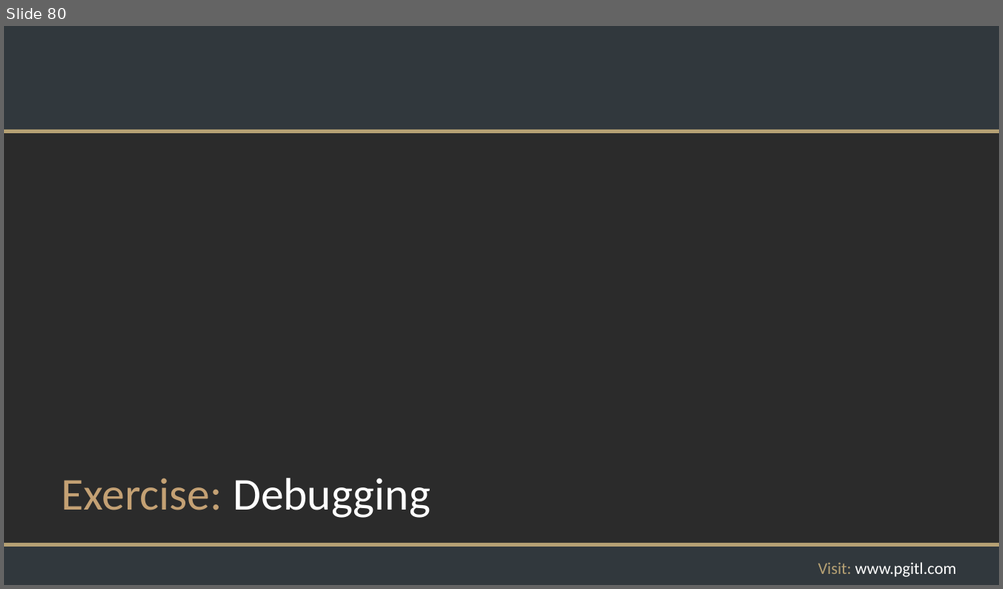
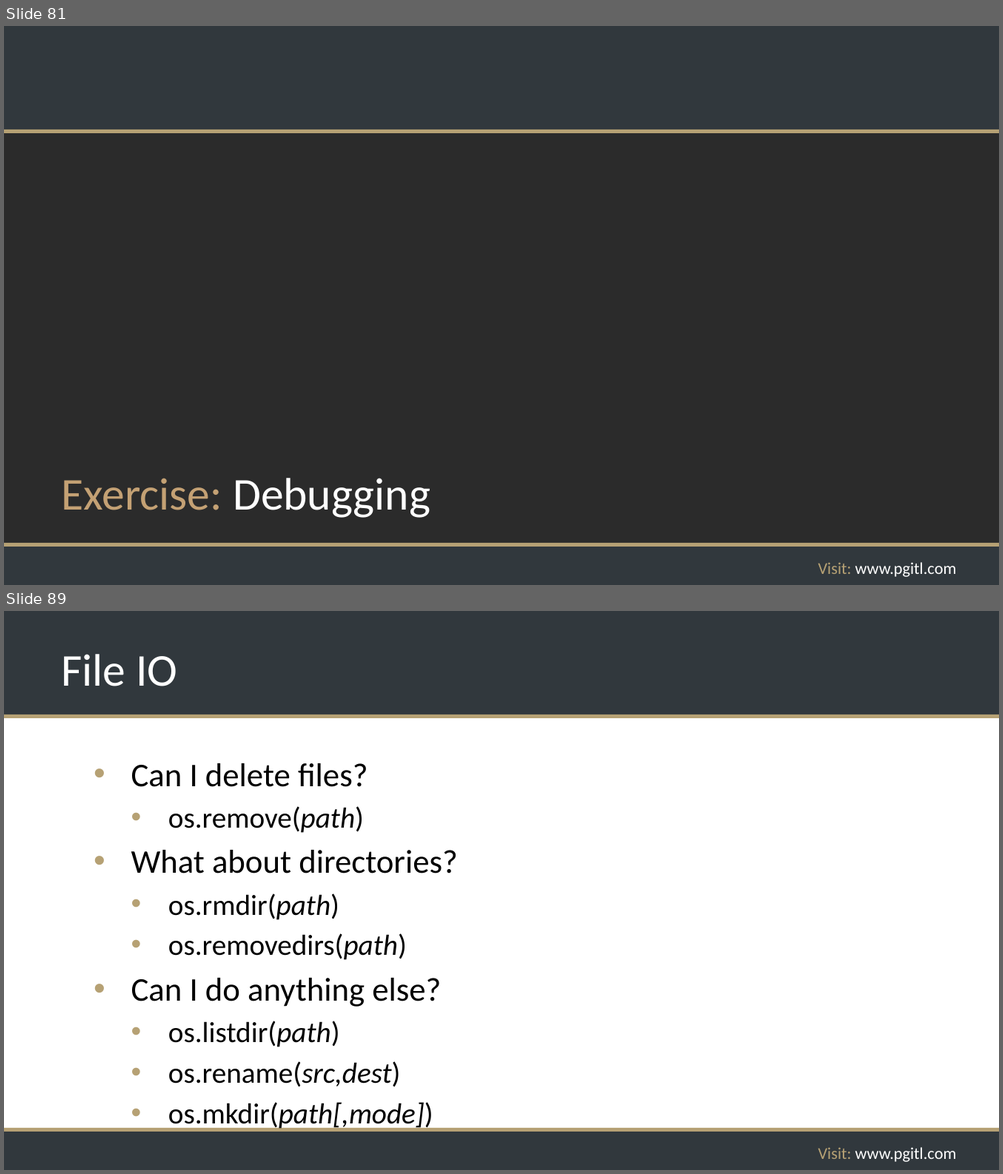
Before and after one commit to rikkouri/project-a, a slide deck: Programming Foundations.pptx. Shown one above the other, each under a label of ours: slide 80 before the commit, slides 81 and 89 after it; the slides between them are not shown. The pictures are 1003x589 and 1003x1174 pixels, drawn with LibreOffice and Linux fonts; fonts in the diff are those of the drawing; background and template pictures are left out; a plain dark background stands for a picture behind light text. Boxes give left, top, right and bottom in pixels: in the first picture for what was removed or moved away, otherwise in the second. Text is boxed around its words. In the diff, an @@ line names an element or a change of style, - is before the commit and + after.

```diff
--- a/Programming Foundations.pptx
+++ b/Programming Foundations.pptx
@@ slide 89 added at <box>4,611,999,1170</box>, background #FFFFFF; not listed: 5 template elements that a slide beside it also shows @@
@@ title added at <box>61,654,177,686</box>, 44 pt, text #FFFFFF @@
+File IO
@@ text added at <box>131,763,458,1131</box>, 28 pt, text #000000 @@
+• Can I delete files?
+  • os.remove(path)
+• What about directories?
+  • os.rmdir(path)
+  • os.removedirs(path)
+• Can I do anything else?
+  • os.listdir(path)
+  • os.rename(src,dest)
+  • os.mkdir(path[,mode])
@@ what was slide 80 is now slide 81 @@
```
Also in this commit, not shown: 10 other slides added.
